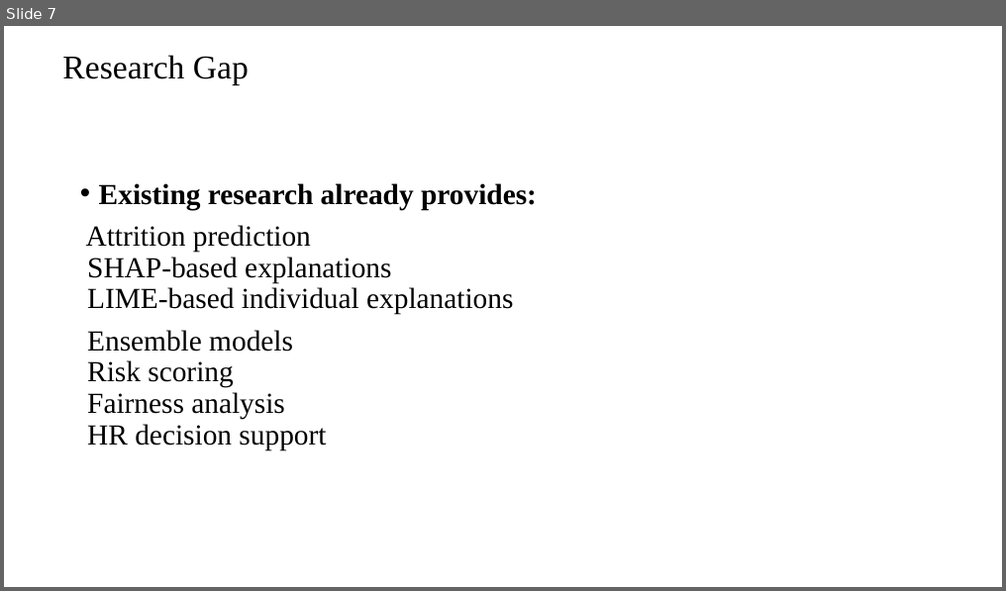
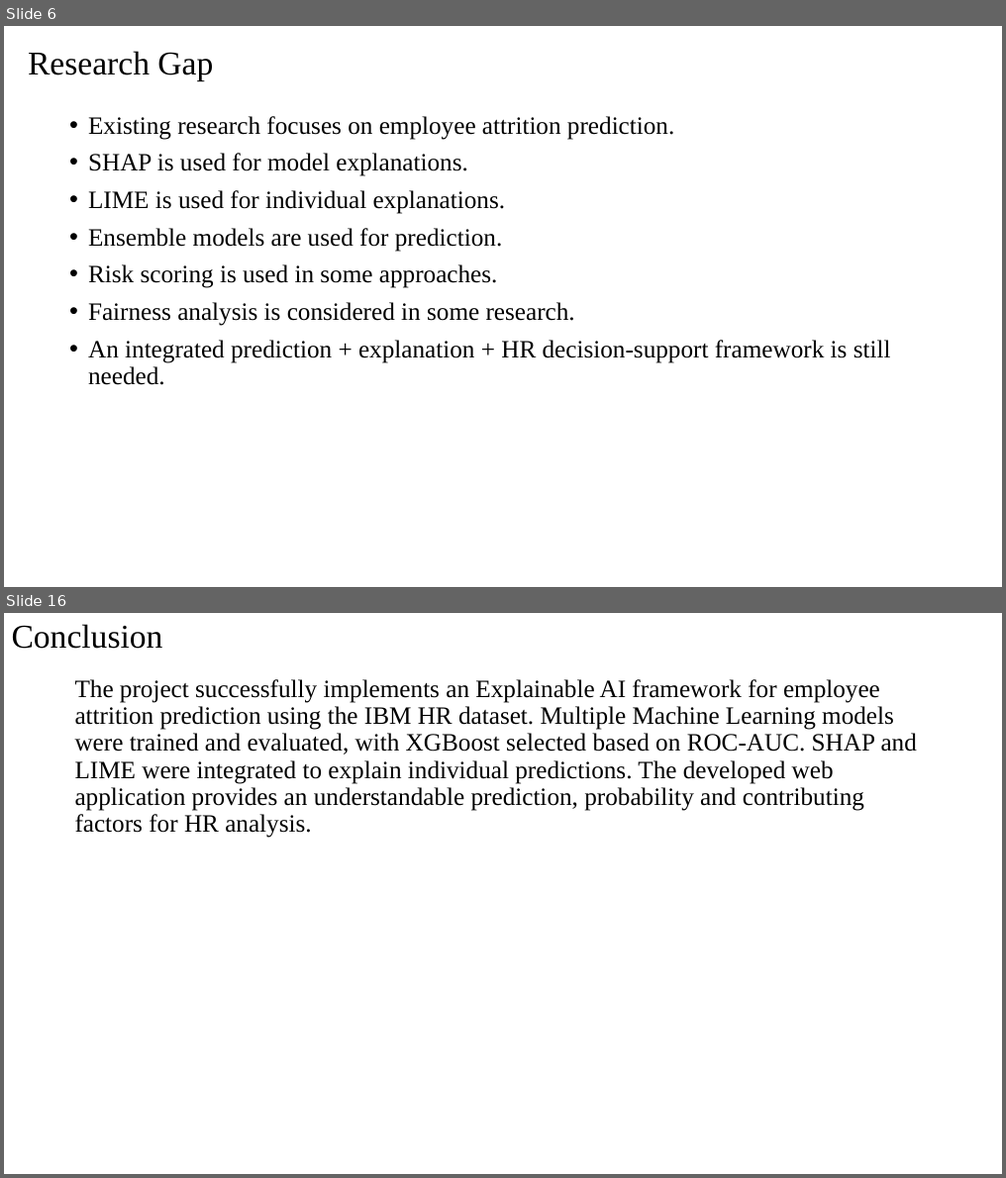
Before and after one commit to BHUVANA1007/KLH-CSE-2024-2420030519-Explainable-AI-Framework-for-Employee-Attrition-Prediction, a slide deck: docs/Presentation.pptx. Shown one above the other, each under a label of ours: slide 7 before the commit, slides 6 and 16 after it; the slides between them are not shown. The pictures are 1006x591 and 1006x1178 pixels, drawn with LibreOffice and Linux fonts; fonts in the diff are those of the drawing. Boxes give left, top, right and bottom in pixels: in the first picture for what was removed or moved away, otherwise in the second. Text is boxed around its words. In the diff, an @@ line names an element or a change of style, - is before the commit and + after.

Commit message:
Add employee attrition prediction ML and XAI implementation

```diff
--- a/docs/Presentation.pptx
+++ b/docs/Presentation.pptx
@@ slide 16 added at (4, 613, 1002, 1174), background #FFFFFF @@
@@ title added at (12, 624, 163, 649), 32 pt, text #000000 @@
+Conclusion
@@ text added at (75, 679, 917, 838), 24 pt, text #000000 @@
+The project successfully implements an Explainable AI framework for employee attrition prediction using the IBM HR dataset. Multiple Machine Learning models were trained and evaluated, with XGBoost selected based on ROC-AUC. SHAP and LIME were integrated to explain individual predictions. The developed web application provides an understandable prediction, probability and contributing factors for HR analysis.
@@ what was slide 7 is now slide 6 @@
@@ slide 6 changed as well @@
@@ title "Research Gap": place and size @@
-title "Research Gap" at (62, 55, 249, 85)
+title "Research Gap" at (28, 51, 213, 81)
@@ text at (88, 116, 891, 385): text changed; size 28 to 24 pt @@
-• Existing research already provides:
-Attrition prediction
-SHAP-based explanations
-LIME-based individual explanations
-Ensemble models
-Risk scoring
-Fairness analysis
-HR decision support
+• Existing research focuses on employee attrition prediction.
+• SHAP is used for model explanations.
+• LIME is used for individual explanations.
+• Ensemble models are used for prediction.
+• Risk scoring is used in some approaches.
+• Fairness analysis is considered in some research.
+• An integrated prediction + explanation + HR decision-support framework is still needed.
```
Also in this commit, not shown: 4 other slides changed, 9 other slides added, 7 slides removed, 35 other files.
